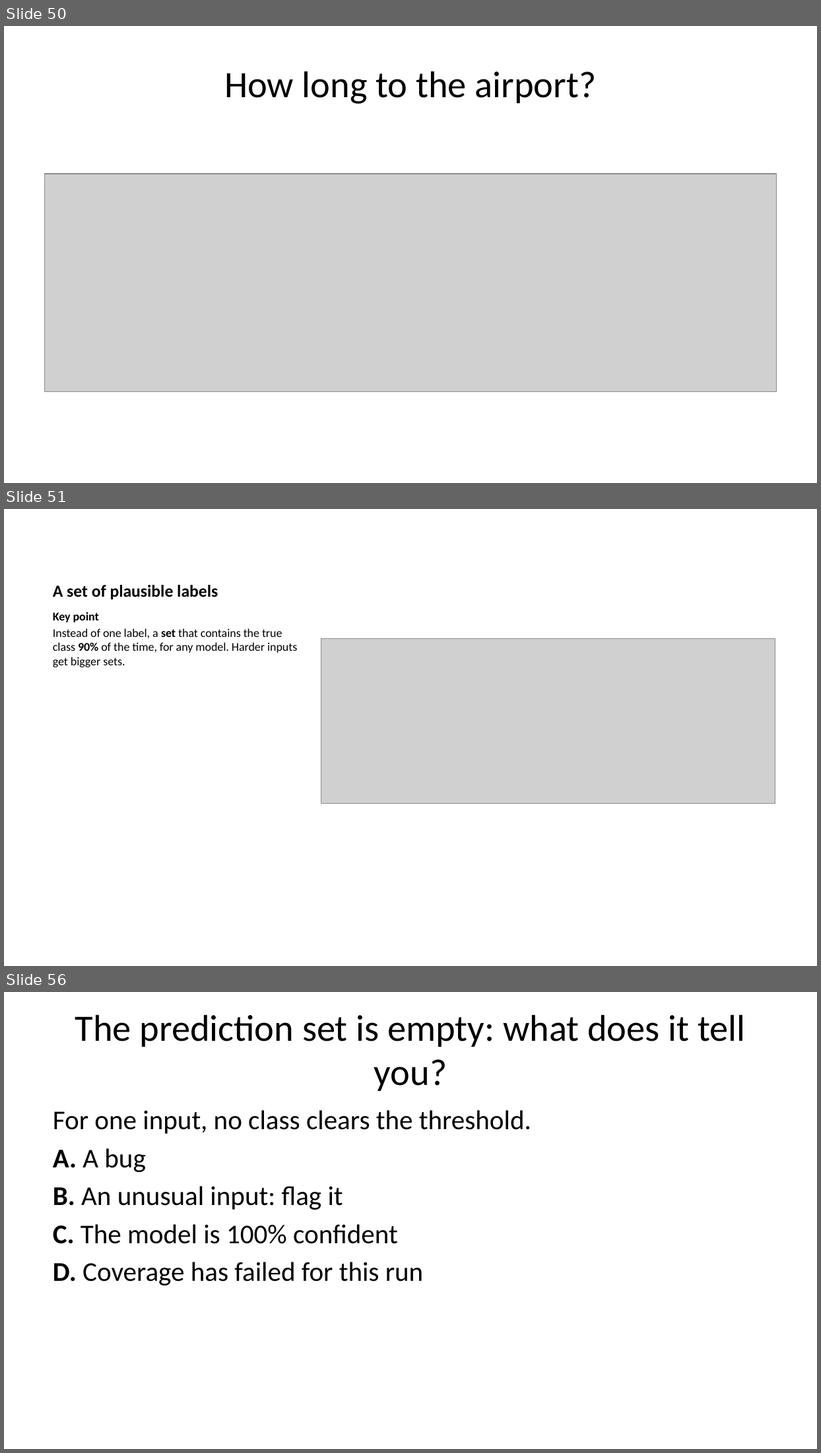
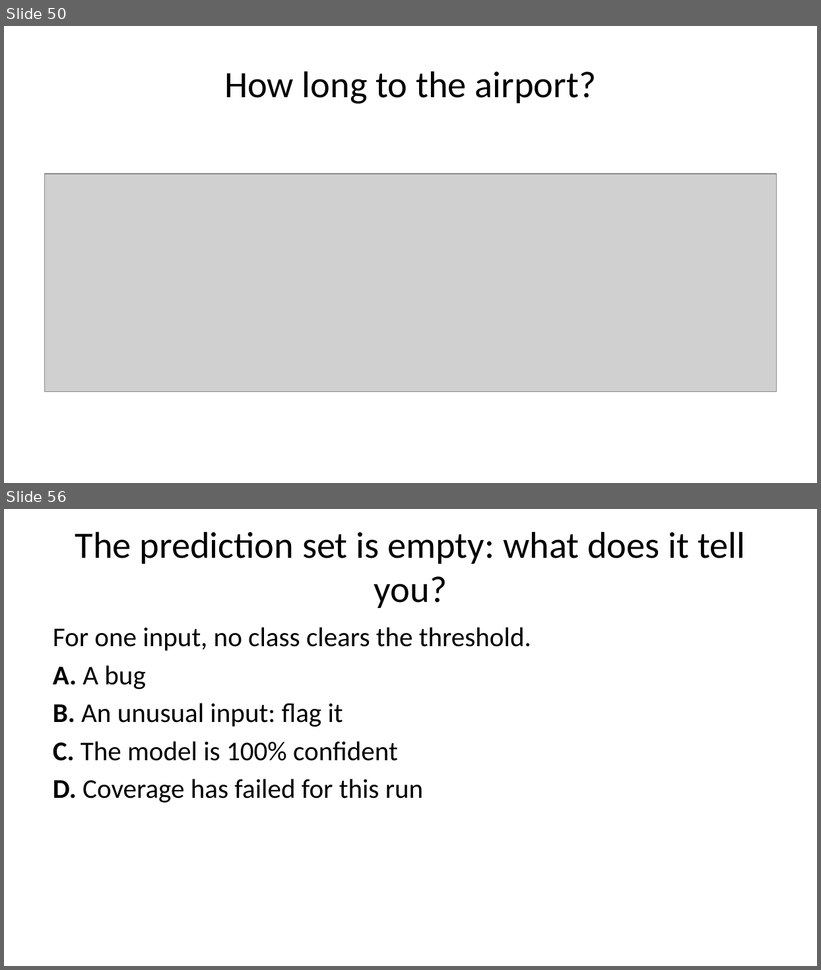
Before and after one commit to AmyRouillard/ml-foundations-mau-2026, a slide deck: ml-foundations.pptx. Shown one above the other, each under a label of ours: slides 50, 51 and 56 before the commit, slides 50 and 56 after it; the slides between them are not shown. The pictures are 821x1453 and 821x970 pixels, drawn with LibreOffice and Linux fonts; fonts in the diff are those of the drawing; grey boxes stand for pictures. Boxes give left, top, right and bottom in pixels: in the first picture for what was removed or moved away, otherwise in the second. Text is boxed around its words. In the diff, an @@ line names an element or a change of style, - is before the commit and + after.

```diff
--- a/ml-foundations.pptx
+++ b/ml-foundations.pptx
@@ slide 51 removed at (4, 509, 817, 966), background #FFFFFF @@
@@ title removed at (53, 585, 218, 599) @@
-A set of plausible labels
@@ text removed at (53, 612, 297, 667) @@
-Key point
-Instead of one label, a set that contains the true class 90% of the time, for any model. Harder inputs get bigger sets.
@@ picture removed at (321, 639, 775, 804) @@
```
Also in this commit, not shown: 5 slides changed, 7 other slides removed, 12 other files.
